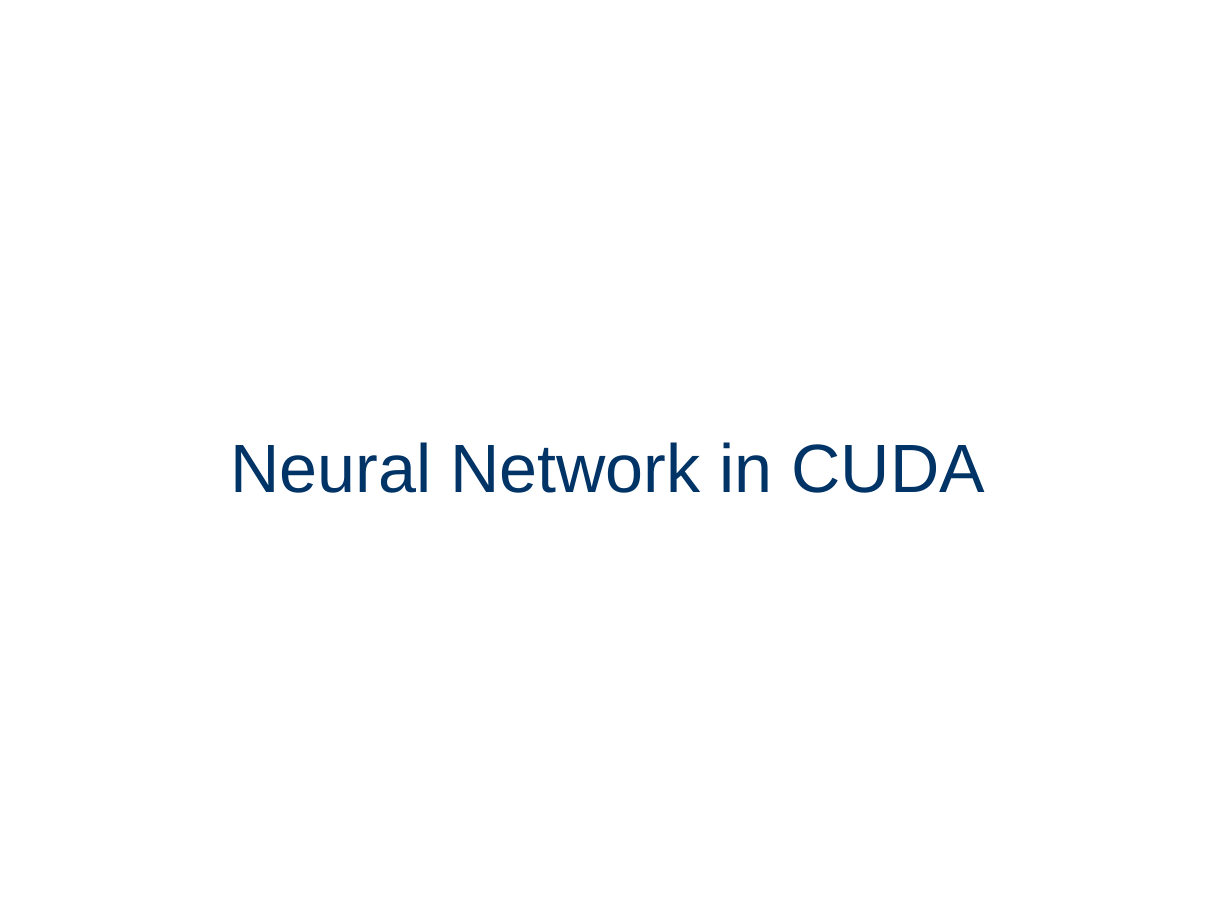
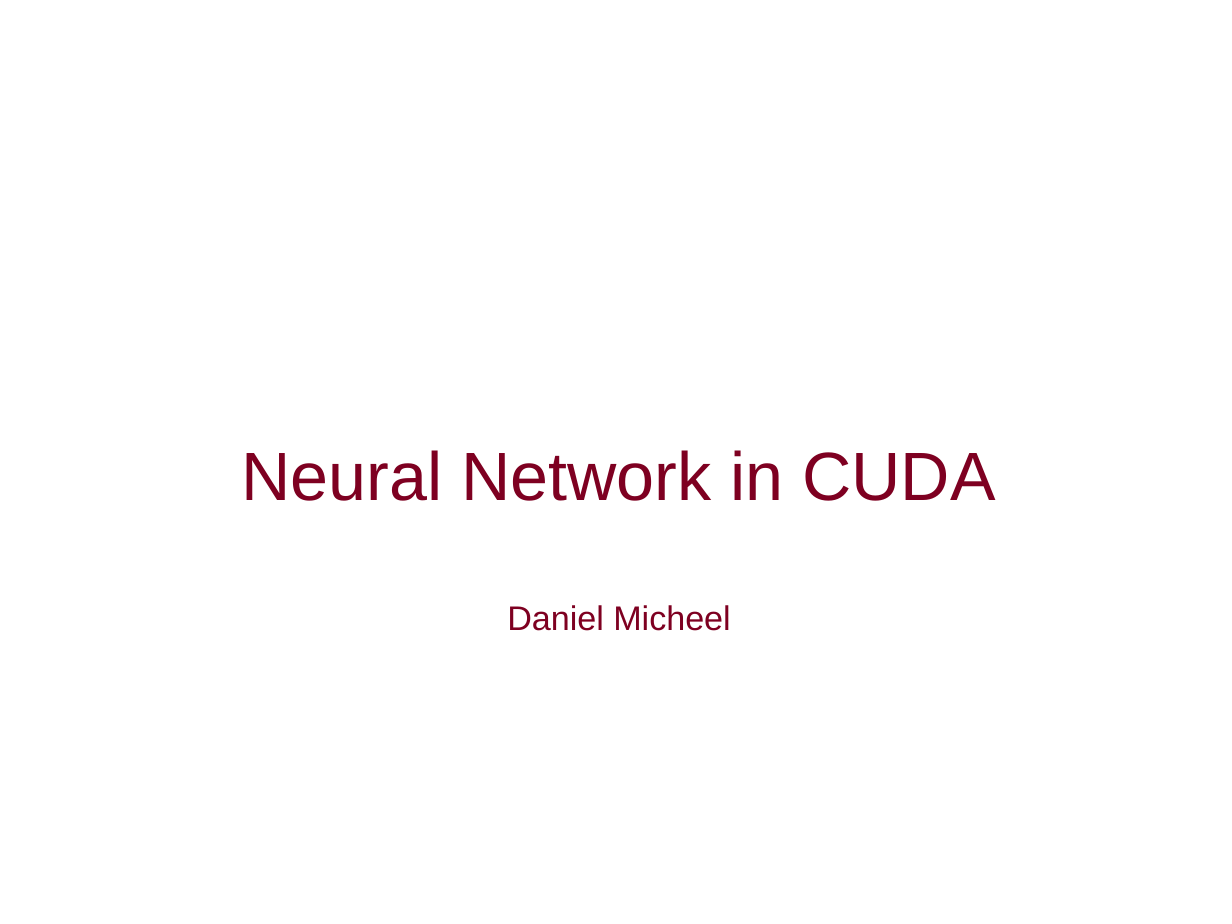
Before and after one commit to gSilas/special-palm-tree, a slide deck: slide 1 of presentation.odp. Drawn at 1232x924 pixels with LibreOffice and Linux fonts; fonts in the diff are those of the drawing; background and template pictures are left out. Boxes give left, top, right and bottom in pixels: in the first picture for what was removed or moved away, otherwise in the second. Text is boxed around its words. In the diff, an @@ line names an element or a change of style, - is before the commit and + after.

```diff
--- a/presentation.odp
+++ b/presentation.odp
@@ title at [241, 450, 995, 631]: text changed; text colour #003366 to #7E0021 @@
-Neural Network in CUDA
+Neural Network in CUDA
+Daniel Micheel
```
Also in this commit, not shown: 8 other slides changed, 3 slides added, 8 other files.
